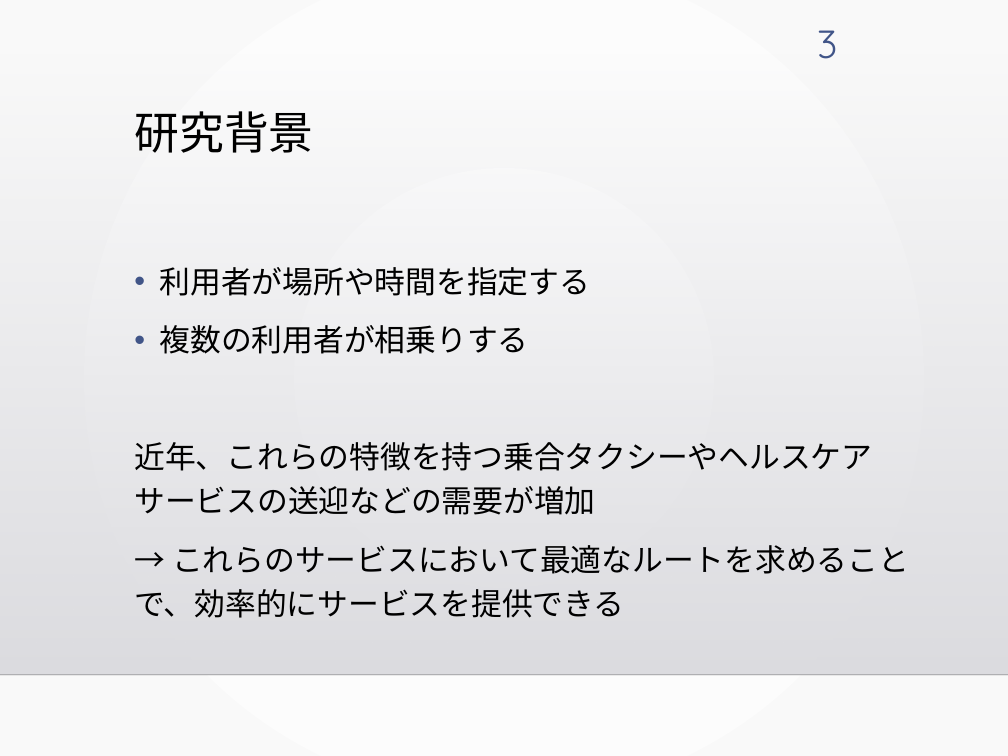
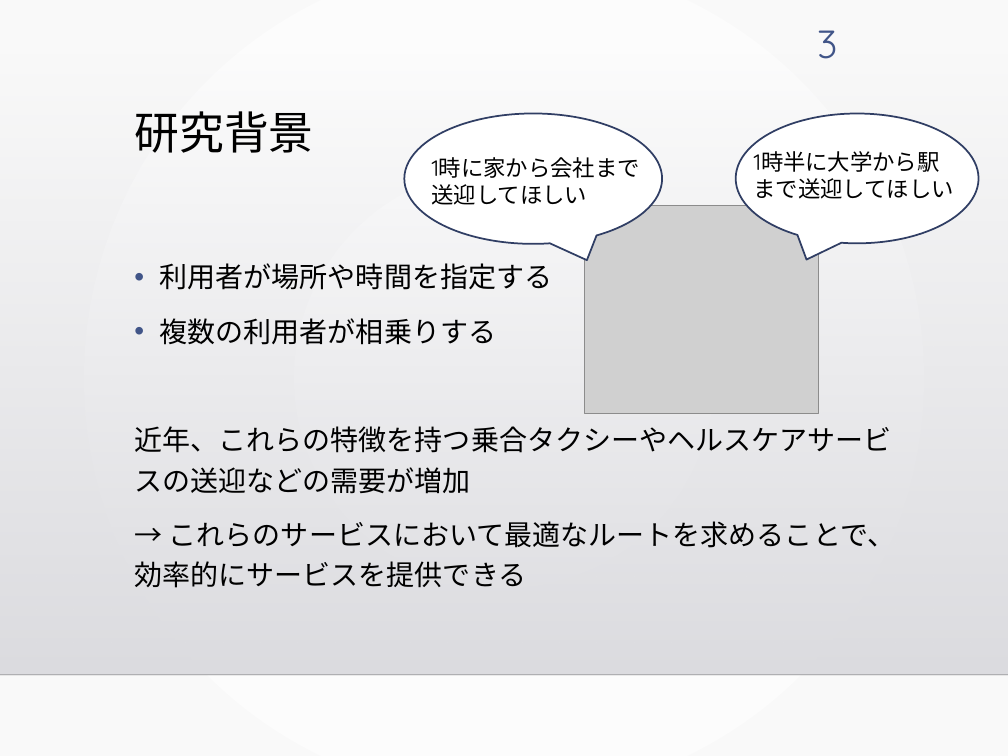
Before and after one commit to kotaro400/DARP, a slide deck: slide 3 of 卒論発表_10分用.pptx. Drawn at 1008x756 pixels with LibreOffice and Linux fonts; fonts in the diff are those of the drawing; grey boxes stand for pictures; background and template pictures are left out. Boxes give left, top, right and bottom in pixels: in the first picture for what was removed or moved away, otherwise in the second. Text is boxed around its words. In the diff, an @@ line names an element or a change of style, - is before the commit and + after.

```diff
--- a/卒論発表_10分用.pptx
+++ b/卒論発表_10分用.pptx
@@ speech bubble added at bbox=[404, 114, 662, 244], fill #FFFFFF, outline #303F65 1.25 pt @@
@@ speech bubble added at bbox=[736, 114, 979, 244], fill #FFFFFF, outline #303F65 1.25 pt @@
@@ text "利用者が場所や時間を指定する" at bbox=[134, 263, 895, 588]: size 22 to 20 pt @@
@@ text added at bbox=[744, 143, 971, 208], 16 pt, text #000000 @@
+1時半に大学から駅まで送迎してほしい
@@ text added at bbox=[432, 157, 640, 205], 16 pt, text #000000 @@
+1時に家から会社まで
+送迎してほしい
@@ picture added at bbox=[585, 206, 818, 414] @@
```
Also in this commit, not shown: 2 other slides changed.
